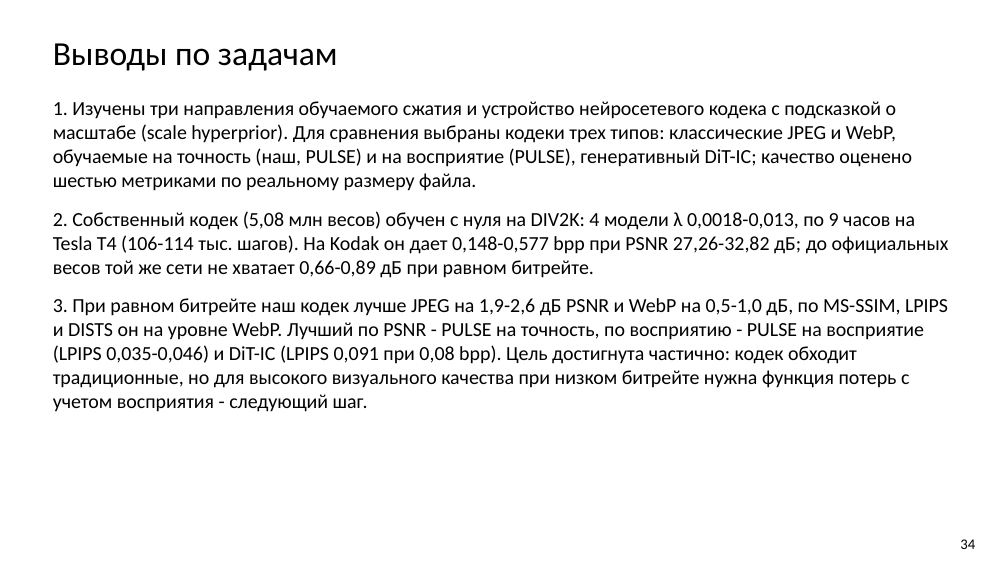
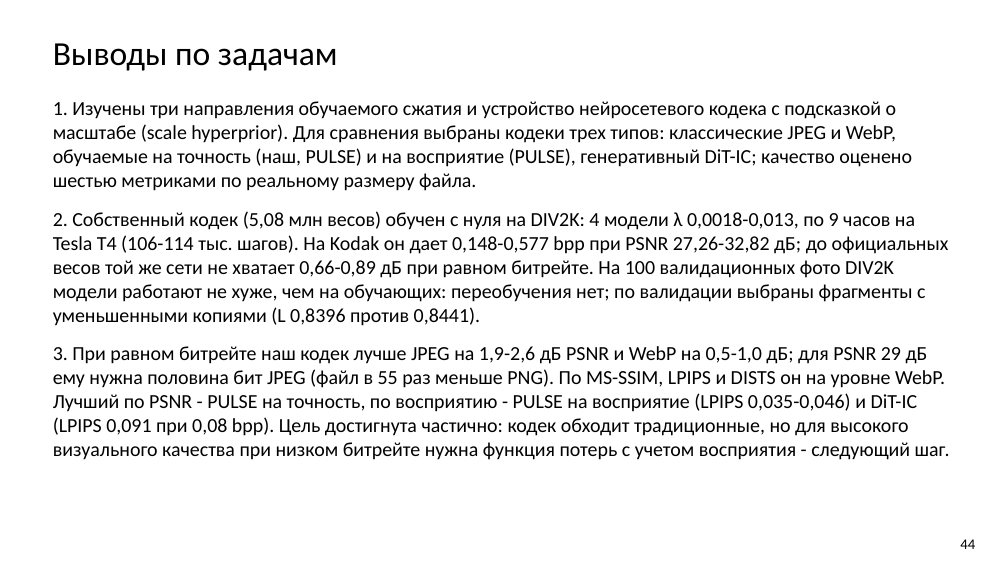
Before and after one commit to KDMCrypto/Deep-Image-Compression, a slide deck: slide 44 of documentation/cv-project-compression.pptx (slide 34 before the commit). Drawn at 1008x567 pixels with LibreOffice and Linux fonts; fonts in the diff are those of the drawing. Boxes give left, top, right and bottom in pixels: in the first picture for what was removed or moved away, otherwise in the second. Text is boxed around its words. In the diff, an @@ line names an element or a change of style, - is before the commit and + after.

Commit message:
Rework the project notebook and slides after the second review
- metric formulas (PSNR, MS-SSIM, LPIPS, DISTS, CLIP-IQA, MUSIQ) and decibels
- what was taken ready-made and what was done
- DIV2K validation: overfitting check of the 4 final models and the choice
  of the crop source on validation (bootstrap intervals)
- training-crops figure with both frames and the reasons for crops
- bits needed for equal quality and compression ratios against PNG
- strongly enlarged regions at equal file size and an error map
- decode check in code_image (retry if the bitstream decodes wrongly)

```diff
--- a/documentation/cv-project-compression.pptx
+++ b/documentation/cv-project-compression.pptx
@@ text at box(53, 211, 950, 460): text changed @@
-2. Собственный кодек (5,08 млн весов) обучен с нуля на DIV2K: 4 модели λ 0,0018-0,013, по 9 часов на Tesla T4 (106-114 тыс. шагов). На Kodak он дает 0,148-0,577 bpp при PSNR 27,26-32,82 дБ; до официальных весов той же сети не хватает 0,66-0,89 дБ при равном битрейте.
-3. При равном битрейте наш кодек лучше JPEG на 1,9-2,6 дБ PSNR и WebP на 0,5-1,0 дБ, по MS-SSIM, LPIPS и DISTS он на уровне WebP. Лучший по PSNR - PULSE на точность, по восприятию - PULSE на восприятие (LPIPS 0,035-0,046) и DiT-IC (LPIPS 0,091 при 0,08 bpp). Цель достигнута частично: кодек обходит традиционные, но для высокого визуального качества при низком битрейте нужна функция потерь с учетом восприятия - следующий шаг.
+2. Собственный кодек (5,08 млн весов) обучен с нуля на DIV2K: 4 модели λ 0,0018-0,013, по 9 часов на Tesla T4 (106-114 тыс. шагов). На Kodak он дает 0,148-0,577 bpp при PSNR 27,26-32,82 дБ; до официальных весов той же сети не хватает 0,66-0,89 дБ при равном битрейте. На 100 валидационных фото DIV2K модели работают не хуже, чем на обучающих: переобучения нет; по валидации выбраны фрагменты с уменьшенными копиями (L 0,8396 против 0,8441).
+3. При равном битрейте наш кодек лучше JPEG на 1,9-2,6 дБ PSNR и WebP на 0,5-1,0 дБ; для PSNR 29 дБ ему нужна половина бит JPEG (файл в 55 раз меньше PNG). По MS-SSIM, LPIPS и DISTS он на уровне WebP. Лучший по PSNR - PULSE на точность, по восприятию - PULSE на восприятие (LPIPS 0,035-0,046) и DiT-IC (LPIPS 0,091 при 0,08 bpp). Цель достигнута частично: кодек обходит традиционные, но для высокого визуального качества при низком битрейте нужна функция потерь с учетом восприятия - следующий шаг.
@@ text at box(960, 539, 975, 549): text changed @@
-34
+44
```
Also in this commit, not shown: 27 other slides changed, 10 slides added, 19 other files.
